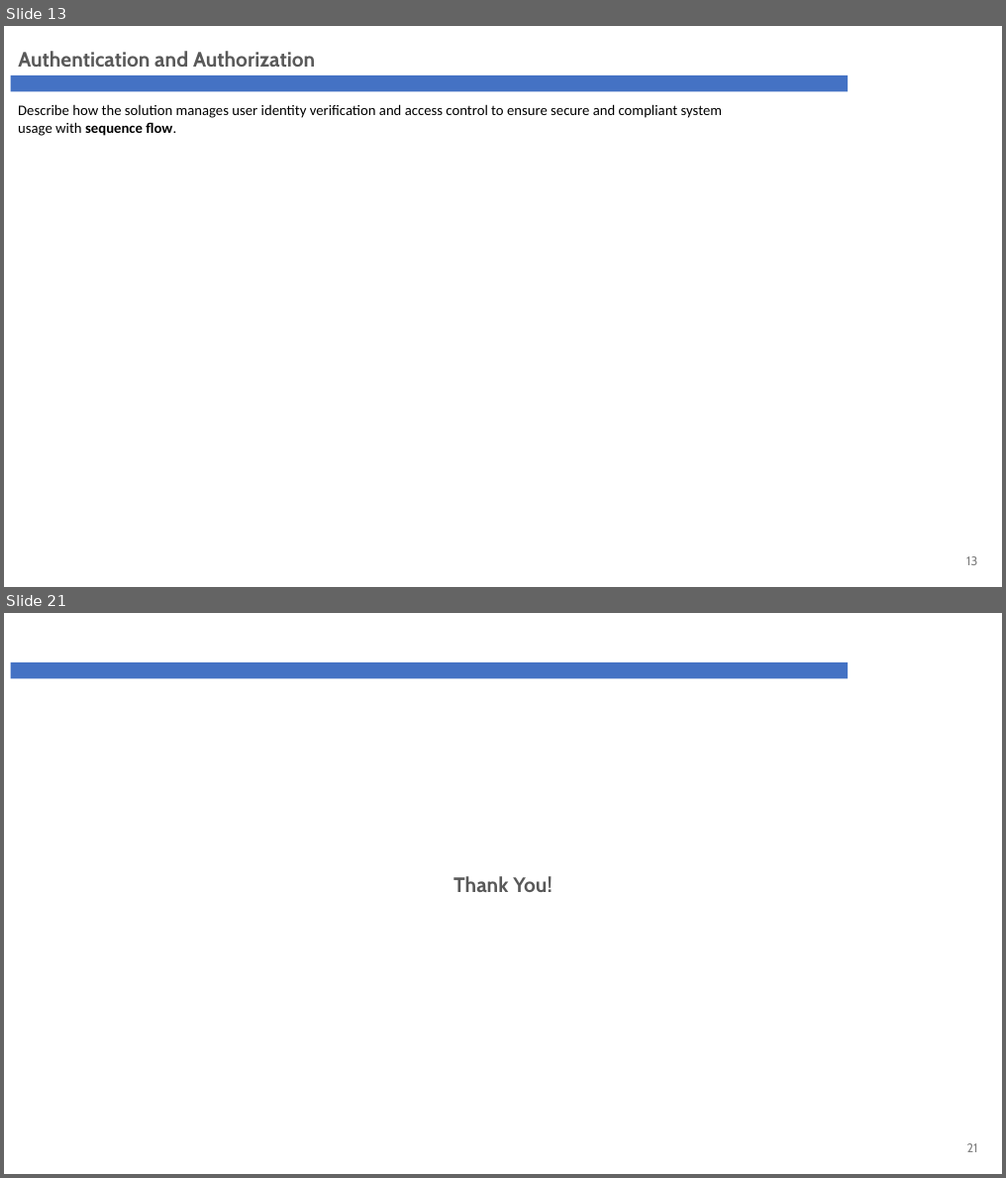
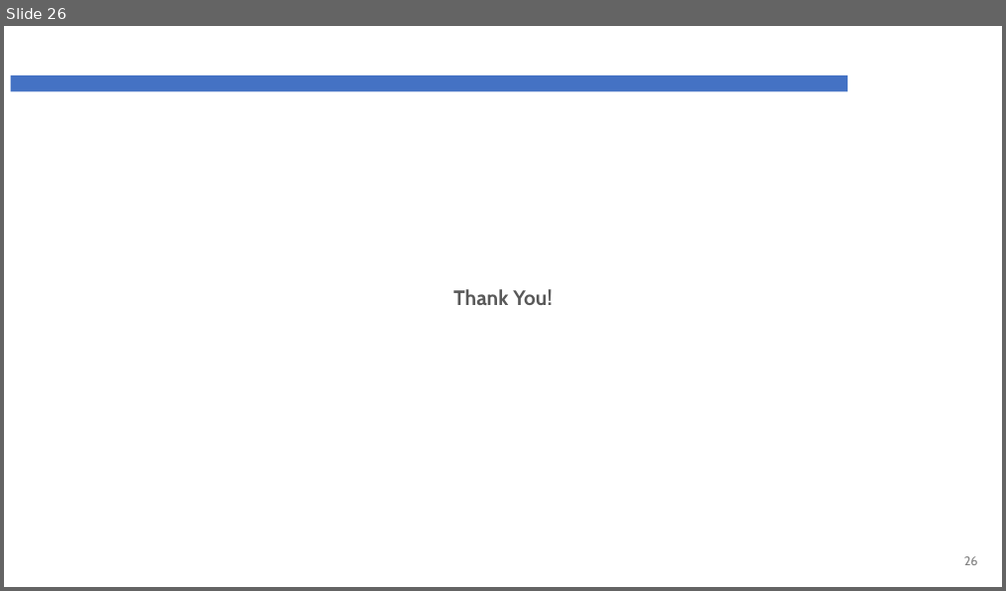
Before and after one commit to phyothuhan26/MySolutions, a slide deck: GandG_YPS/Presentation/G&G_Revamp_ARB.pptx. Shown one above the other, each under a label of ours: slides 13 and 21 before the commit, slide 26 after it; the slides between them are not shown. The pictures are 1006x1178 and 1006x591 pixels, drawn with LibreOffice and Linux fonts; fonts in the diff are those of the drawing; background and template pictures are left out. Boxes give left, top, right and bottom in pixels: in the first picture for what was removed or moved away, otherwise in the second. Text is boxed around its words. In the diff, an @@ line names an element or a change of style, - is before the commit and + after.

```diff
--- a/GandG_YPS/Presentation/G&G_Revamp_ARB.pptx
+++ b/GandG_YPS/Presentation/G&G_Revamp_ARB.pptx
@@ slide 13 removed at <box>4,26,1002,587</box>, background #FFFFFF; not listed: 1 template element that a slide beside it also shows @@
@@ text removed at <box>18,51,315,67</box> @@
-Authentication and Authorization
@@ text removed at <box>18,104,722,136</box> @@
-Describe how the solution manages user identity verification and access control to ensure secure and compliant system usage with sequence flow.
@@ page number removed at <box>966,557,977,566</box> @@
-13
@@ what was slide 21 is now slide 26 @@
@@ page number at <box>964,557,978,566</box>: text changed @@
-21
+26
```
Also in this commit, not shown: 4 slides changed, 21 slides added, 15 other slides removed, 16 other files.
